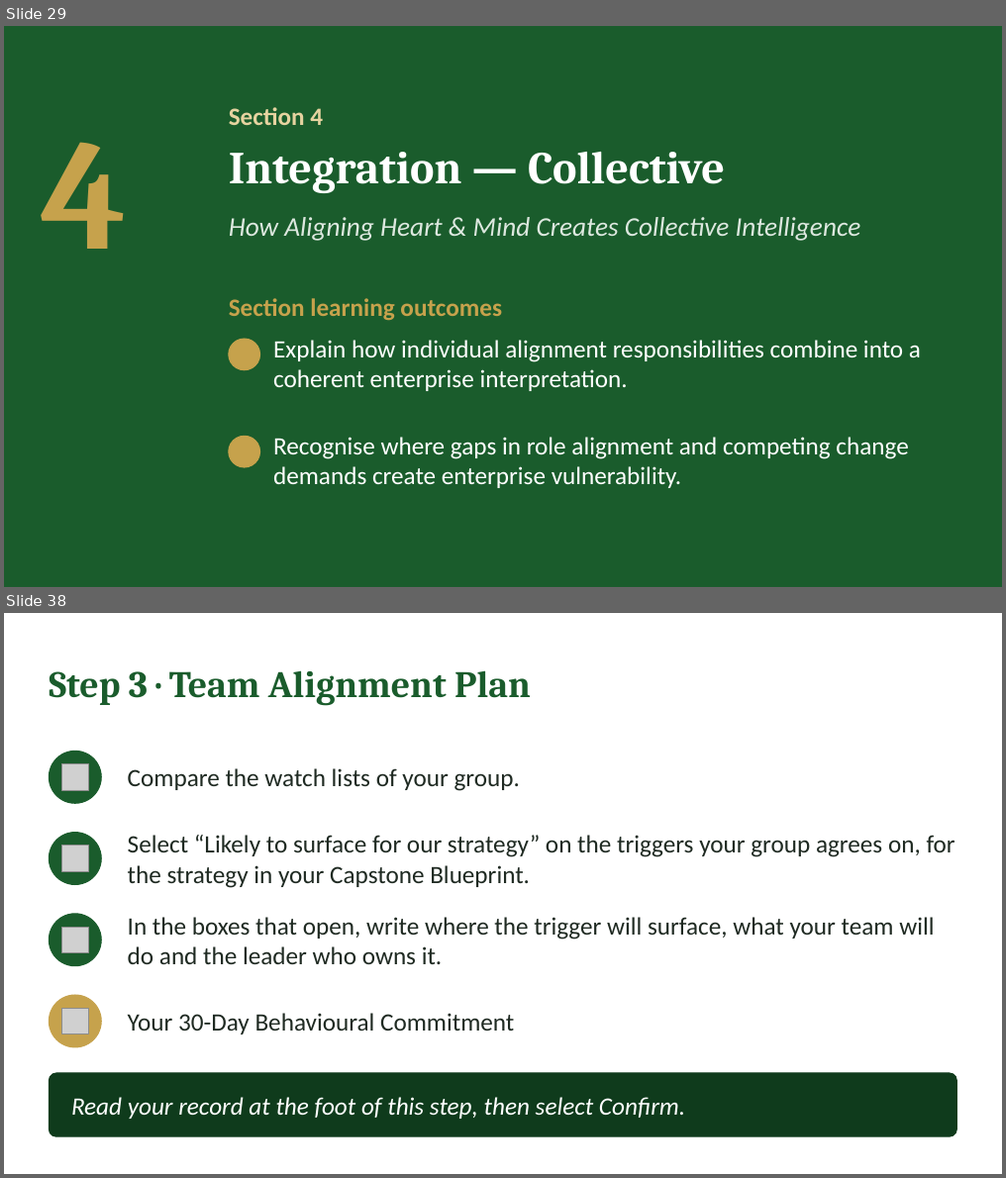
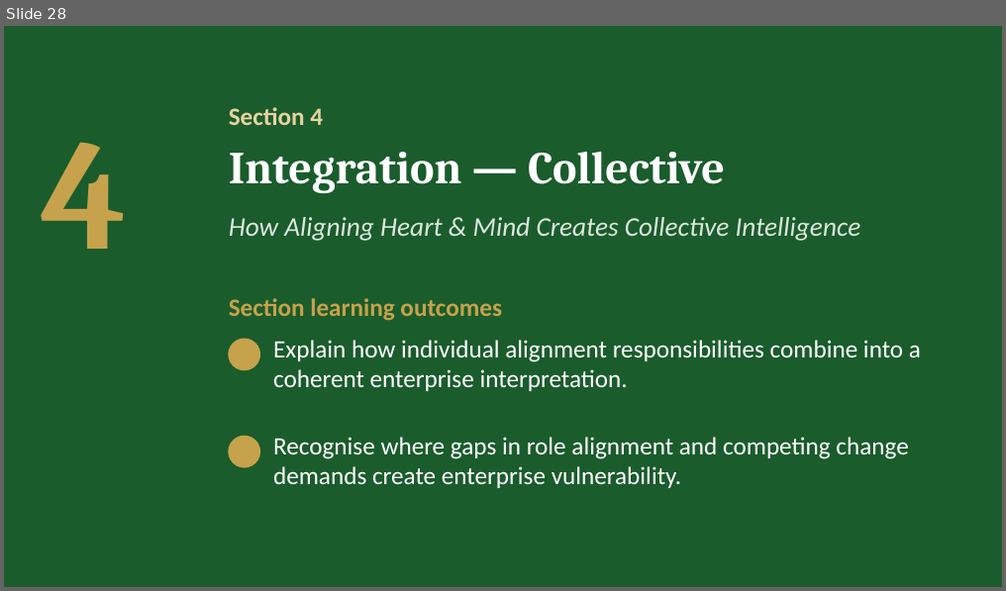
Before and after one commit to IBSL26/ibsl-platform, a slide deck: Unit decks/Unit 05 - Aligning Heart & Mind.pptx. Shown one above the other, each under a label of ours: slides 29 and 38 before the commit, slide 28 after it; the slides between them are not shown. The pictures are 1006x1178 and 1006x591 pixels, drawn with LibreOffice and Linux fonts; fonts in the diff are those of the drawing; grey boxes stand for pictures; background and template pictures are left out. Boxes give left, top, right and bottom in pixels: in the first picture for what was removed or moved away, otherwise in the second. Text is boxed around its words. In the diff, an @@ line names an element or a change of style, - is before the commit and + after.

Commit message:
Unit 5: Leading with Clarity, OCEAVL scores first, Section 4 merged, Capstone three boxes, deck

```diff
--- a/Unit decks/Unit 05 - Aligning Heart & Mind.pptx
+++ b/Unit decks/Unit 05 - Aligning Heart & Mind.pptx
@@ slide 38 removed at [4, 613, 1002, 1174], background #FFFFFF @@
@@ text removed at [49, 670, 531, 705] @@
-Step 3 · Team Alignment Plan
@@ ellipse removed at [49, 751, 101, 803] @@
@@ picture removed at [62, 764, 88, 790] @@
@@ text removed at [128, 768, 520, 791] @@
-Compare the watch lists of your group.
@@ ellipse removed at [49, 833, 101, 884] @@
@@ picture removed at [62, 846, 88, 872] @@
@@ text removed at [128, 835, 955, 888] @@
-Select “Likely to surface for our strategy” on the triggers your group agrees on, for the strategy in your Capstone Blueprint.
@@ ellipse removed at [49, 914, 101, 966] @@
@@ picture removed at [62, 927, 88, 953] @@
@@ text removed at [128, 917, 934, 964] @@
-In the boxes that open, write where the trigger will surface, what your team will do and the leader who owns it.
@@ ellipse removed at [49, 995, 101, 1048] @@
@@ picture removed at [62, 1008, 88, 1035] @@
@@ text removed at [128, 1013, 514, 1035] @@
-Your 30-Day Behavioural Commitment
@@ rounded rectangle removed at [49, 1073, 957, 1137] @@
@@ text removed at [71, 1097, 685, 1119] @@
-Read your record at the foot of this step, then select Confirm.
@@ what was slide 29 is now slide 28 @@
```
Also in this commit, not shown: 6 slides changed, 2 slides added, 5 other slides removed, 38 other files.
